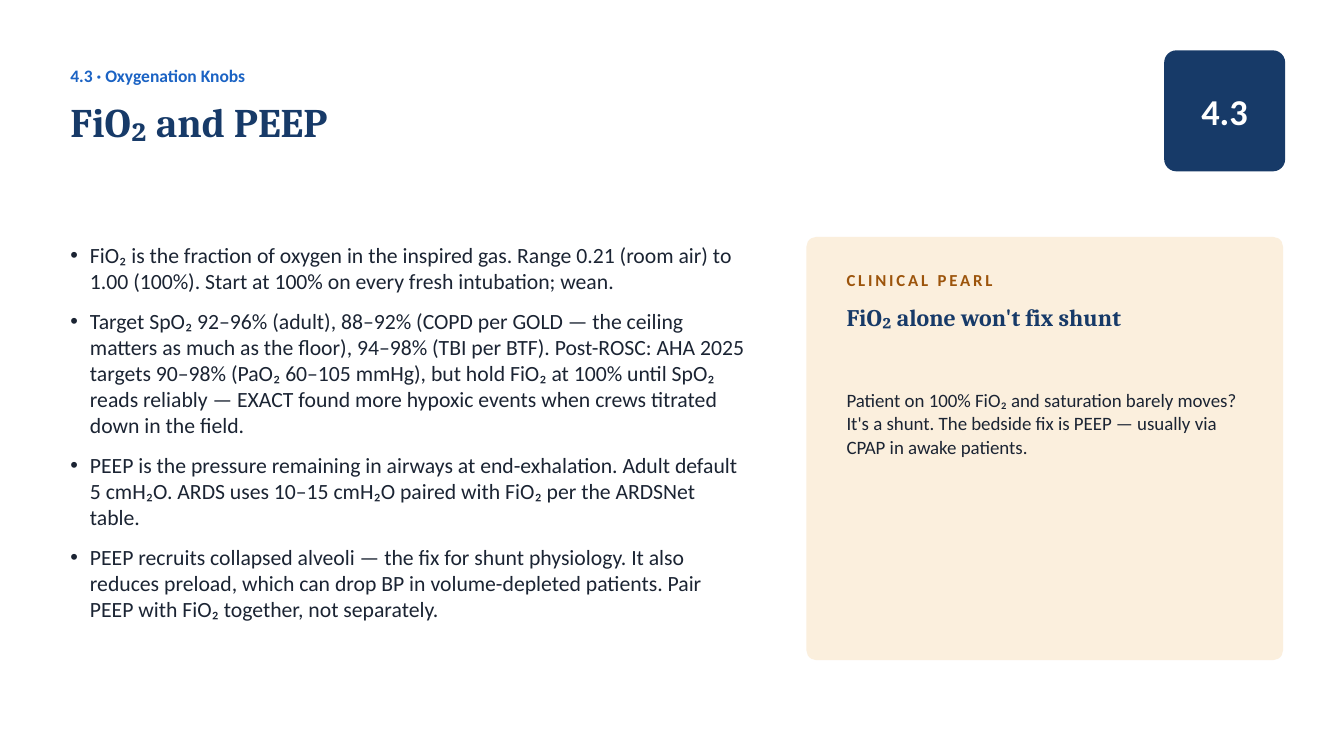
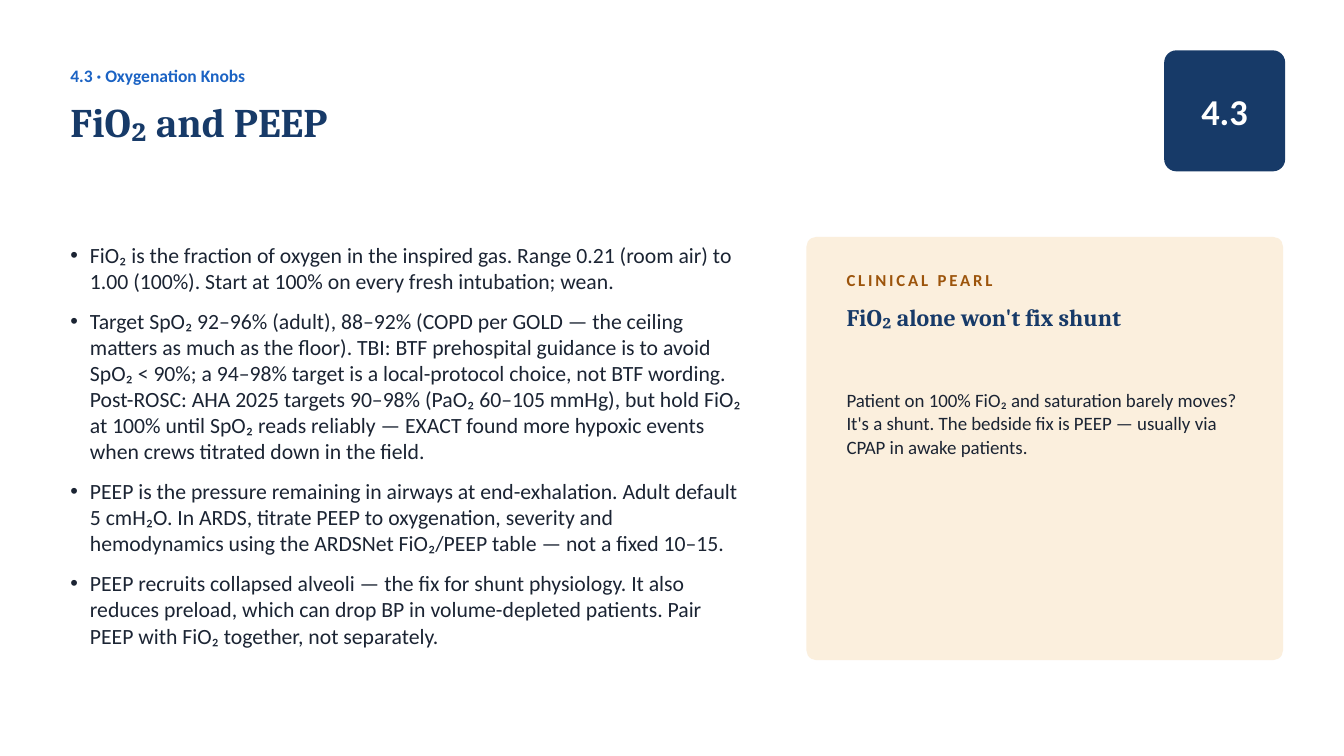
Before and after one commit to amr-kc-protocols/CES, a slide deck: slide 54 of public/decks/ventilator-academy-full-course.pptx. Drawn at 1344x756 pixels with LibreOffice and Linux fonts; fonts in the diff are those of the drawing. Boxes give left, top, right and bottom in pixels: in the first picture for what was removed or moved away, otherwise in the second. Text is boxed around its words. In the diff, an @@ line names an element or a change of style, - is before the commit and + after.

```diff
--- a/public/decks/ventilator-academy-full-course.pptx
+++ b/public/decks/ventilator-academy-full-course.pptx
@@ text at [90,313,741,555]: text changed @@
-• Target SpO₂ 92–96% (adult), 88–92% (COPD per GOLD — the ceiling matters as much as the floor), 94–98% (TBI per BTF). Post-ROSC: AHA 2025 targets 90–98% (PaO₂ 60–105 mmHg), but hold FiO₂ at 100% until SpO₂ reads reliably — EXACT found more hypoxic events when crews titrated down in the field.
-• PEEP is the pressure remaining in airways at end-exhalation. Adult default 5 cmH₂O. ARDS uses 10–15 cmH₂O paired with FiO₂ per the ARDSNet table.
+• Target SpO₂ 92–96% (adult), 88–92% (COPD per GOLD — the ceiling matters as much as the floor). TBI: BTF prehospital guidance is to avoid SpO₂ < 90%; a 94–98% target is a local-protocol choice, not BTF wording. Post-ROSC: AHA 2025 targets 90–98% (PaO₂ 60–105 mmHg), but hold FiO₂ at 100% until SpO₂ reads reliably — EXACT found more hypoxic events when crews titrated down in the field.
+• PEEP is the pressure remaining in airways at end-exhalation. Adult default 5 cmH₂O. In ARDS, titrate PEEP to oxygenation, severity and hemodynamics using the ARDSNet FiO₂/PEEP table — not a fixed 10–15.
```
Also in this commit, not shown: 27 other slides changed, 2 slides added.
